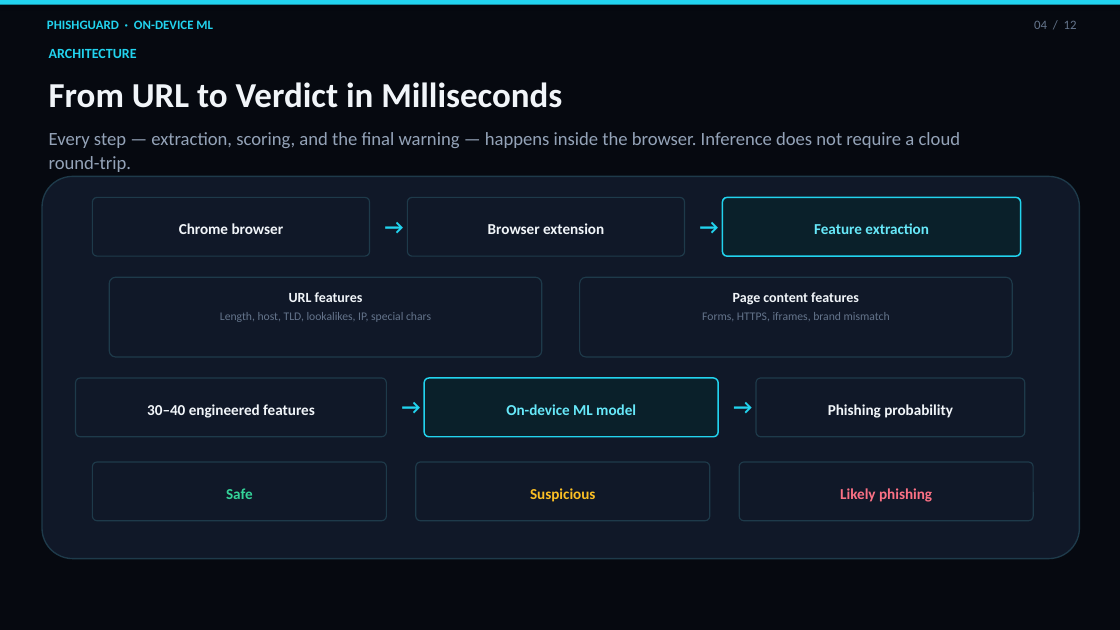
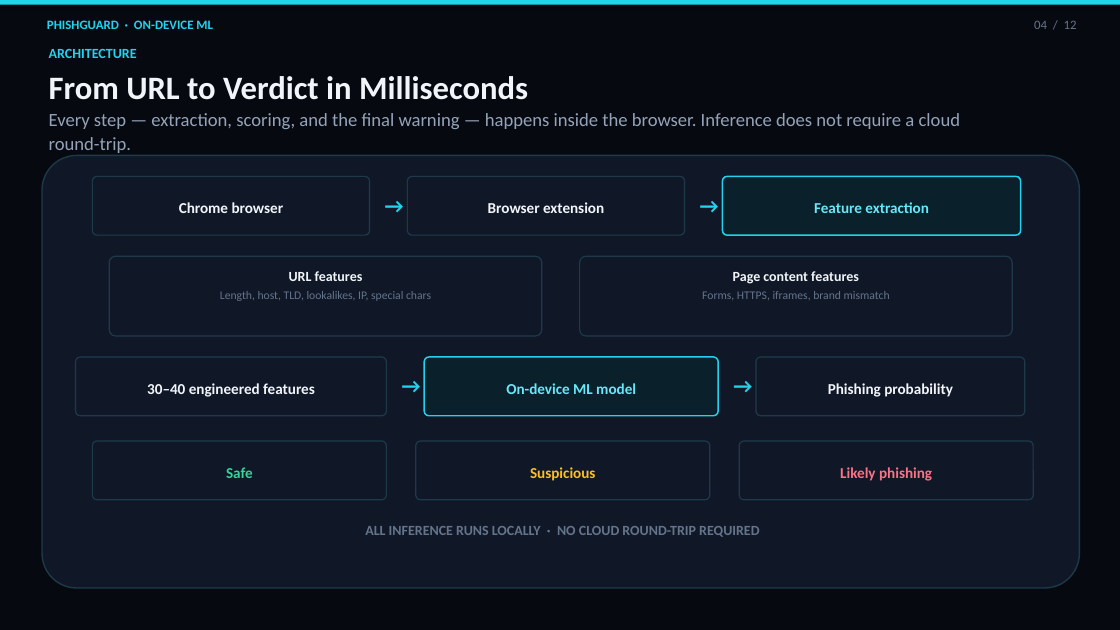
Before and after one commit to sachin20072909/Arduino-learning-journey.., a slide deck: slide 4 of presentation/PhishGuard-Hackathon-Pitch.pptx. Drawn at 1120x630 pixels with LibreOffice and Linux fonts; fonts in the diff are those of the drawing. Boxes give left, top, right and bottom in pixels: in the first picture for what was removed or moved away, otherwise in the second. Text is boxed around its words. In the diff, an @@ line names an element or a change of style, - is before the commit and + after.

Commit message:
Add cinematic visuals to the PhishGuard pitch deck
Generated cybersecurity images for title, problem, product,
privacy, ML, signals, dataset, and closing slides so the
PPTX is more pitch-ready for upload.

```diff
--- a/presentation/PhishGuard-Hackathon-Pitch.pptx
+++ b/presentation/PhishGuard-Hackathon-Pitch.pptx
@@ text "From URL to Verdict in ..." at (49, 76, 528, 100): size 30 to 28 pt @@
@@ rounded rectangle: place and size @@
-rounded rectangle at (42, 176, 1080, 559)
+rounded rectangle at (42, 155, 1080, 588)
@@ 18 texts, 11 rounded rectangles: place and size @@
-18 texts, 11 rounded rectangles at (49, 132, 1033, 521)
+18 texts, 11 rounded rectangles at (49, 113, 1033, 500)
@@ text added at (365, 526, 759, 537), 12 pt, text #64748B, bold @@
+ALL INFERENCE RUNS LOCALLY · NO CLOUD ROUND-TRIP REQUIRED
```
Also in this commit, not shown: 11 other slides changed, 9 other files.
